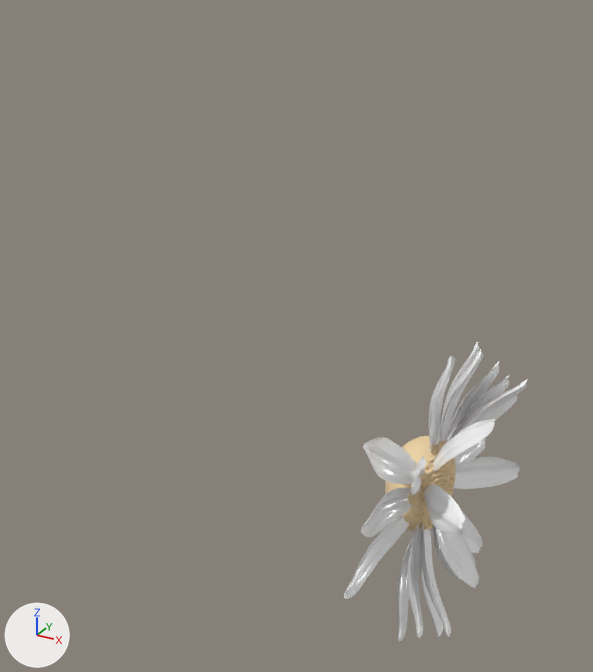
What one commit did to the glTF model src/models/daisy.glb.
Before and after are seen from a 50 mm lens placed at (9.1, -24.4, 16.9), pointed at (-4.3, -0.1, 4.8). Lighting does not change. The marker at lower left points along +X, +Y and +Z. Where no turn or scale is listed for an object, it has been applied to the vertices.

Objects in the first picture: 'daisy.002'.
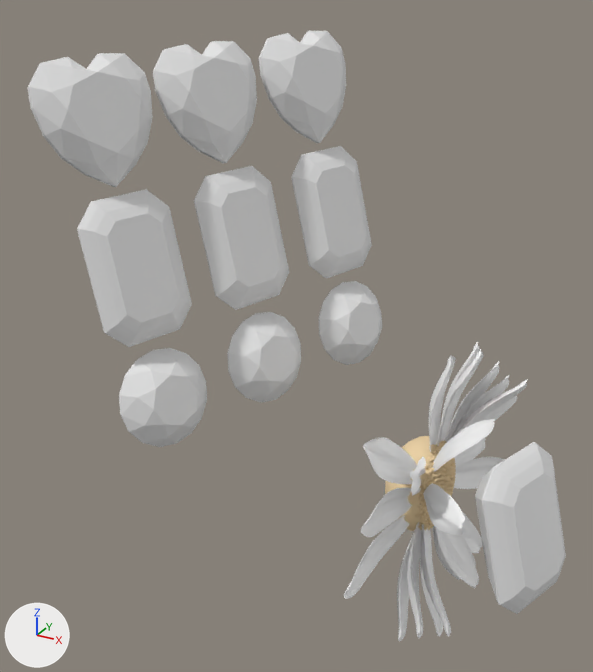
What differs and where, as boxes [x1, y1, x2, y2] in the pictures (593 x 672 px):
'Diamonds.001', added
    after: [27, 31, 383, 447]
    faces in mat_wire_028028177_001 (white #e7e7e7): [77, 146, 383, 447]
    faces in mat_wire_088088225_001 (white #e7e7e7): [27, 31, 346, 187]
'diamond1', added
    after: [475, 442, 566, 614]

What changed in the scene script:
```text
Add mat_wire_088088225_001:
    mat_wire_088088225_001 = principled_material('wire_088088225.001')
    mat_wire_088088225_001.base_color = (0.8, 0.8, 0.8)  # white #e7e7e7
Add mat_wire_028028177_001:
    mat_wire_028028177_001 = principled_material('wire_028028177.001')
    mat_wire_028028177_001.base_color = (0.8, 0.8, 0.8)  # white #e7e7e7
Add me_diamonds_001:
    me_diamonds_001.from_pydata(...)  # 585 vertices, 1134 faces; spans x -11.8..-3.21, y -5.58..7.33, z 1.43..14.94
    # faces by material slot: [774, 360]
    me_diamonds_001.materials.append(mat_wire_028028177_001)  # white #e7e7e7
    me_diamonds_001.materials.append(mat_wire_088088225_001)  # white #e7e7e7
Add me_diamonds:
    me_diamonds.from_pydata(...)  # 59 vertices, 114 faces; spans x -1.61..1.38, y -1.82..1.68, z -2.41..2.53
Add ob_diamonds_001:
    ob_diamonds_001 = bpy.data.objects.new('Diamonds.001', me_diamonds_001)
    ob_diamonds_001.location = (0.0, 0.0, 0.0)
Add ob_diamond1:
    ob_diamond1 = bpy.data.objects.new('diamond1', me_diamonds)
    ob_diamond1.location = (4.91, -2.19, 0.93)
```
